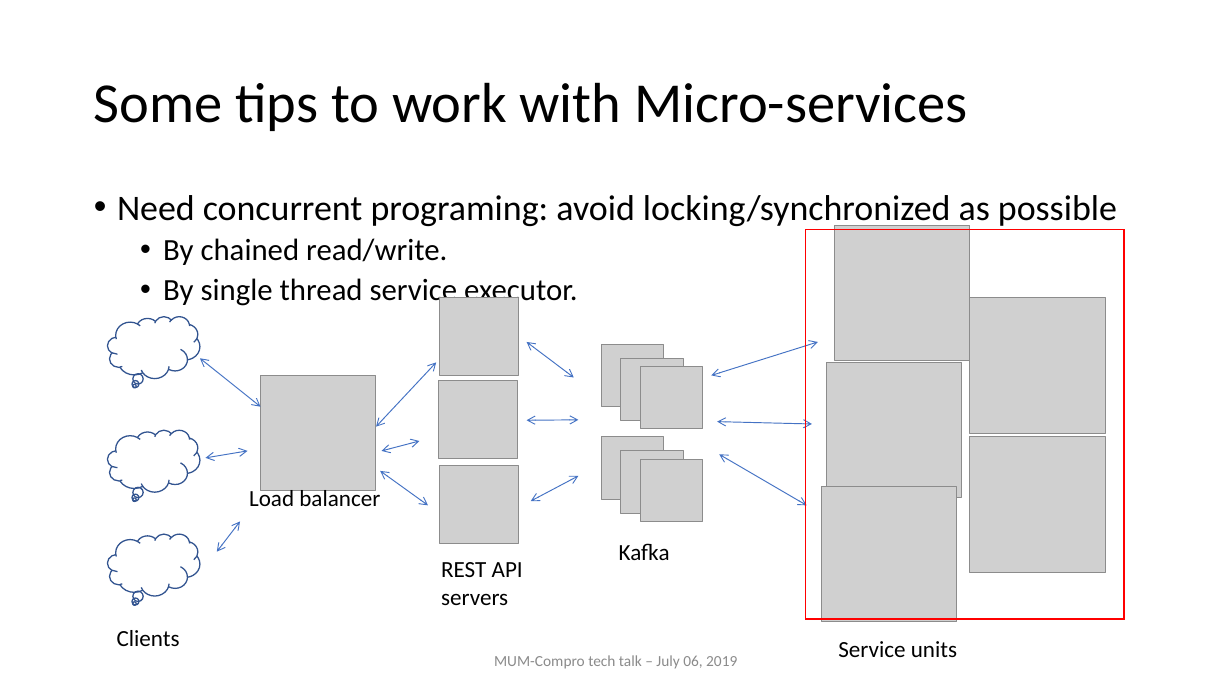
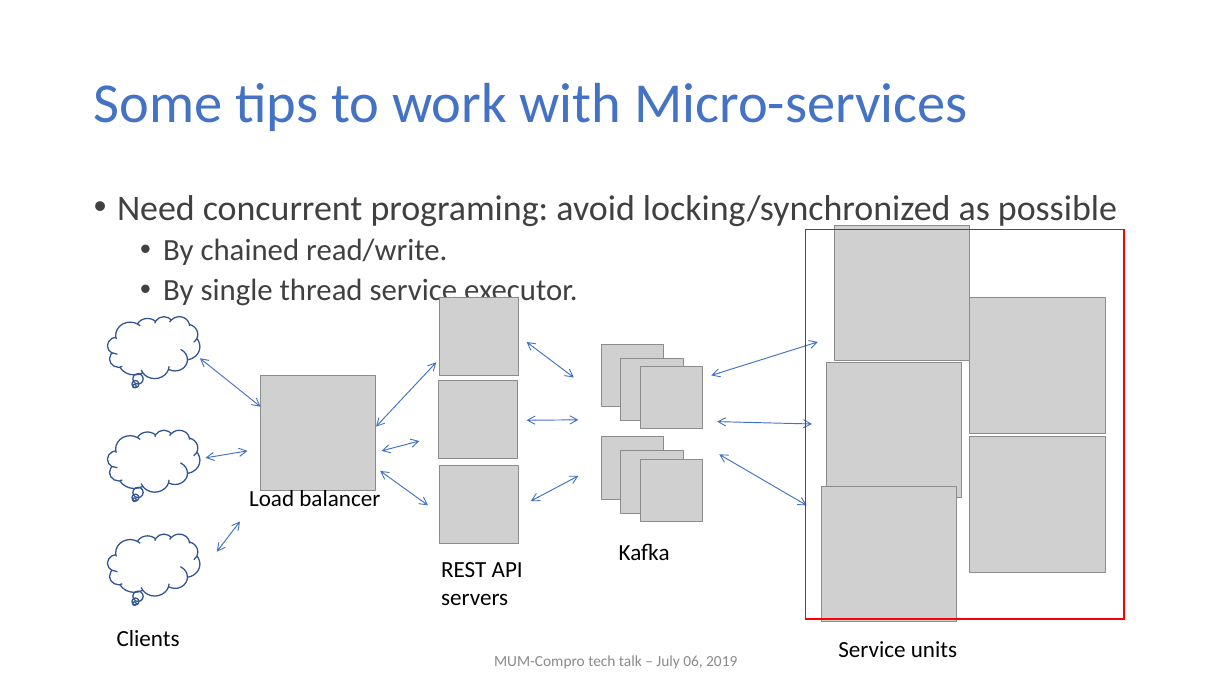
Before and after one commit to nghianghesi/hms, a slide deck: slide 23 of slide.pptx. Drawn at 1232x693 pixels with LibreOffice and Linux fonts; fonts in the diff are those of the drawing; grey boxes stand for pictures; background and template pictures are left out. Boxes give left, top, right and bottom in pixels: in the first picture for what was removed or moved away, otherwise in the second. Text is boxed around its words. In the diff, an @@ line names an element or a change of style, - is before the commit and + after.

```diff
--- a/slide.pptx
+++ b/slide.pptx
@@ title "Some tips to work with ..." at box(94, 83, 967, 131): text colour #000000 to #4472C4 @@
@@ text "Need concurrent programing: avoid locking/synchronized ..." at box(117, 195, 1117, 308): text colour #000000 to #404040 @@
```
Also in this commit, not shown: 28 other slides changed, 13 other files.
